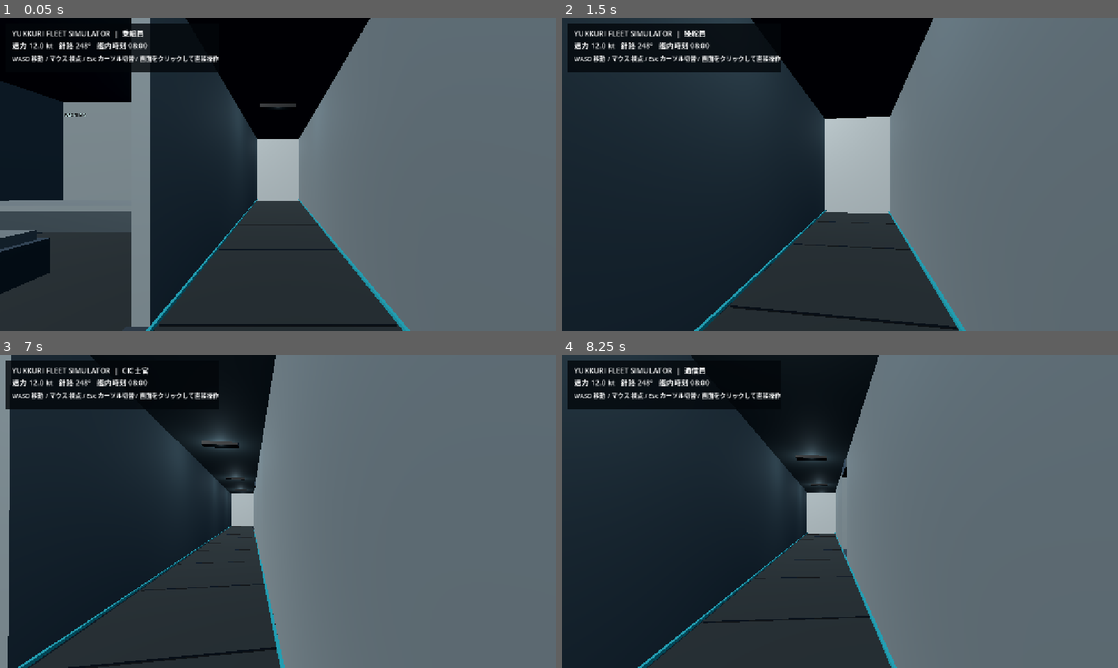
Above: before the commit, frames 1-4 (two rows, left to right).
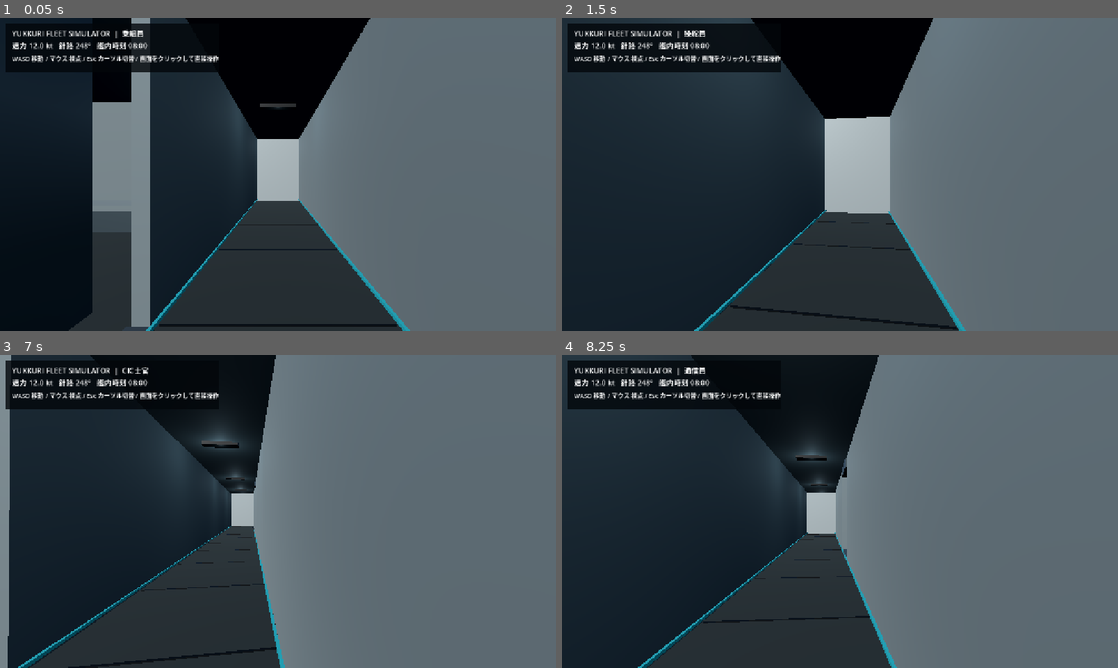
Above: after the commit, the same moments.

Repository: YukkuriP/Yukkuri-FPS-3
Game: Godot game, scene res://scenes/main.tscn
The game is run twice, just before and just after one commit, with the same random seed, the same clock (stepped at 60 frames per second) and the same inputs.
Inputs (mouse positions are in pixels of both pictures, inside the frame that each line leads up to):
- Up to frame 1 (0.05 s): no input
- Up to frame 2 (1.5 s): tap Enter at 0.5 s; move the mouse to (867, 174) at 0.52 s; hold W (fleet_fwd) from 0.53 s (still down); tap 1 at 0.6 s; click (867, 174) at 0.67 s; move the mouse to (812, 174) at 1.27 s; tap 2 at 1.35 s
- Up to frame 3 (7 s): move the mouse to (289, 505) at 2.02 s; tap 3 at 2.1, 6.6 s; move the mouse to (272, 517) at 2.77 s; tap 4 at 2.85 s; click (272, 517) at 2.92 s; move the mouse to (316, 514) at 3.52 s; tap 5 at 3.6 s; move the mouse to (233, 508) at 4.27 s; tap 6 at 4.35 s; move the mouse to (283, 511) at 5.02 s; tap 1 at 5.1 s; click (283, 511) at 5.17 s; move the mouse to (255, 505) at 5.77 s; release W (fleet_fwd) at 5.78 s; hold D (fleet_right) 5.78-6.53 s; tap 2 at 5.85 s; tap Space at 6.5 s; move the mouse to (305, 511) at 6.52 s; hold W (fleet_fwd) from 6.53 s (still down)
- Up to frame 4 (8.25 s): keep holding W (fleet_fwd); move the mouse to (812, 511) at 7.27 s; tap 4 at 7.35 s; click (812, 511) at 7.42 s; move the mouse to (851, 505) at 8.02 s; tap 5 at 8.1 s

The runs differ from the first frame. In frame 1, 8.8% of the frame differs, in the area x 0-17%, y 0-100%; in frame 2, nothing differs; in frame 3, less than 0.1%; in frame 4, nothing differs.

Commit message:
Add proximity-operated sliding compartment doors

Diff:
--- a/scripts/deck_plan.gd
+++ b/scripts/deck_plan.gd
@@ -139,10 +139,40 @@
 				_box(self, "Passage bulkhead", Vector3(float(side) * PASSAGE_HALF, DECK_Y + WALL_H * 0.5, cursor + length * 0.5), Vector3(0.18, WALL_H, length), wall_mat, true)
 			_box(self, "Door header", Vector3(float(side) * PASSAGE_HALF, DECK_Y + WALL_H - 0.22, center), Vector3(0.24, 0.44, 1.8), trim_mat, true)
 			_box(self, "Door threshold", Vector3(float(side) * PASSAGE_HALF, DECK_Y + 0.035, center), Vector3(0.28, 0.07, 1.8), trim_mat)
+			_add_auto_door(side, center)
 			cursor = center + 0.9
 		if cursor < 40.0:
 			var length := 40.0 - cursor
 			_box(self, "Passage bulkhead", Vector3(float(side) * PASSAGE_HALF, DECK_Y + WALL_H * 0.5, cursor + length * 0.5), Vector3(0.18, WALL_H, length), wall_mat, true)
+
+
+func _add_auto_door(side: int, z: float) -> void:
+	var door := Node3D.new()
+	door.name = "AutomaticCompartmentDoor"
+	door.position = Vector3(float(side) * PASSAGE_HALF, DECK_Y + WALL_H * 0.5, z)
+	add_child(door)
+	_box(door, "Watertight-style sliding door panel", Vector3.ZERO, Vector3(0.12, 3.25, 1.62), trim_mat, true)
+	var area := Area3D.new()
+	area.name = "DoorApproachSensor"
+	area.position = Vector3(0, 0, 0)
+	area.collision_layer = 0
+	area.collision_mask = 1
+	var sensor_shape := CollisionShape3D.new()
+	var sensor_box := BoxShape3D.new()
+	sensor_box.size = Vector3(2.8, 3.4, 2.8)
+	sensor_shape.shape = sensor_box
+	area.add_child(sensor_shape)
+	add_child(area)
+	area.body_entered.connect(_on_door_area_entered.bind(door, side))
+	area.body_exited.connect(_on_door_area_exited.bind(door, side))
+
+func _on_door_area_entered(_body: Node3D, door: Node3D, side: int) -> void:
+	var tween := door.create_tween()
+	tween.tween_property(door, "position:x", float(side) * (PASSAGE_HALF + 2.0), 0.28)
+
+func _on_door_area_exited(_body: Node3D, door: Node3D, side: int) -> void:
+	var tween := door.create_tween()
+	tween.tween_property(door, "position:x", float(side) * PASSAGE_HALF, 0.28)
 
 func _build_passage_details() -> void:
 	for z in range(-34, 40, 2):
